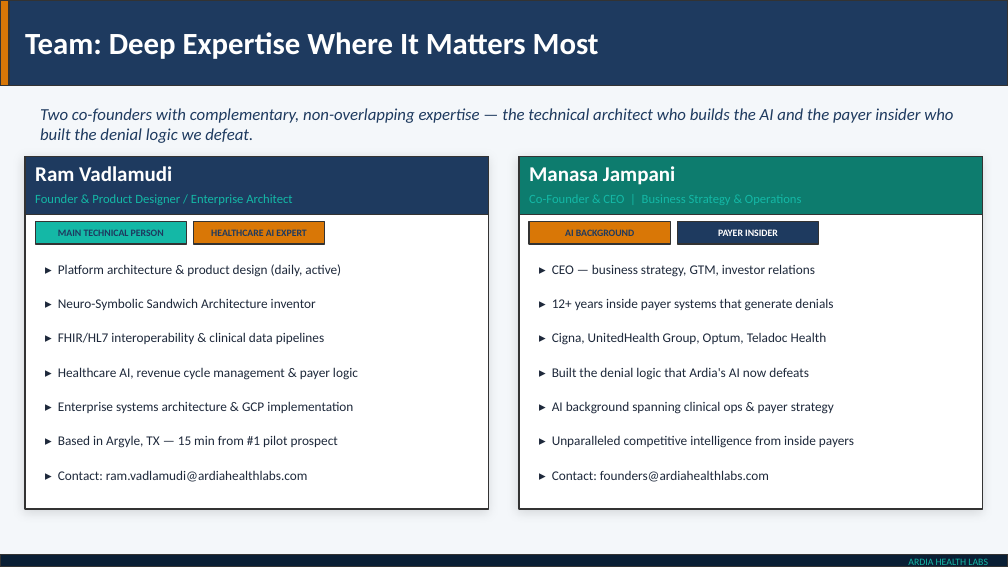
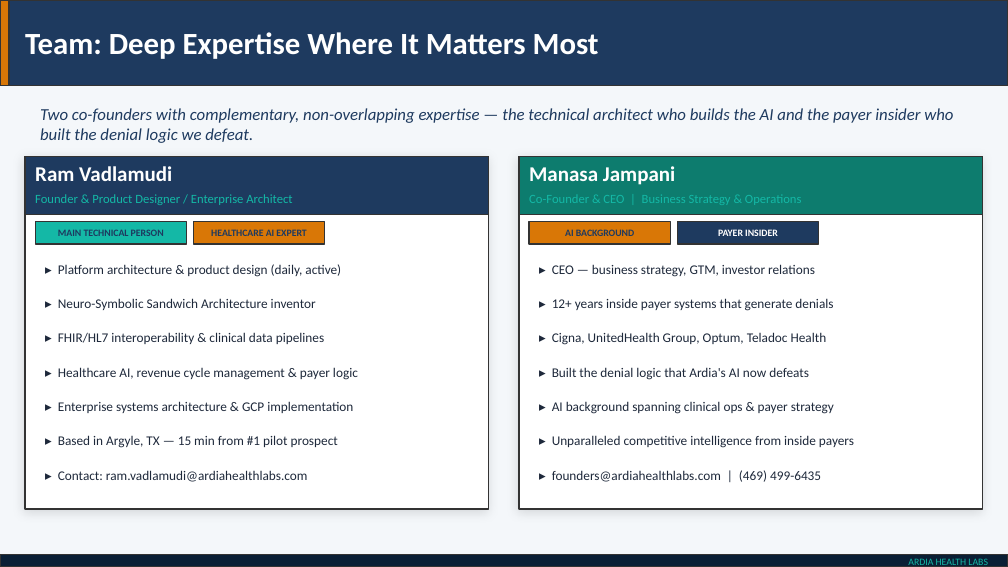
Before and after one commit to vadlamudiramu/ardiaprecisionhealth, a slide deck: slide 7 of Ardia_Health_Pitch_Deck_2026_v2.pptx. Drawn at 1008x567 pixels with LibreOffice and Linux fonts; fonts in the diff are those of the drawing. Boxes give left, top, right and bottom in pixels: in the first picture for what was removed or moved away, otherwise in the second. Text is boxed around its words. In the diff, an @@ line names an element or a change of style, - is before the commit and + after.

```diff
--- a/Ardia_Health_Pitch_Deck_2026_v2.pptx
+++ b/Ardia_Health_Pitch_Deck_2026_v2.pptx
@@ text at box(552, 470, 821, 482): text changed @@
-▸ Contact: founders@ardiahealthlabs.com
+▸ founders@ardiahealthlabs.com | (469) 499-6435
```
Also in this commit, not shown: 1 other slide changed, 6 other files.
